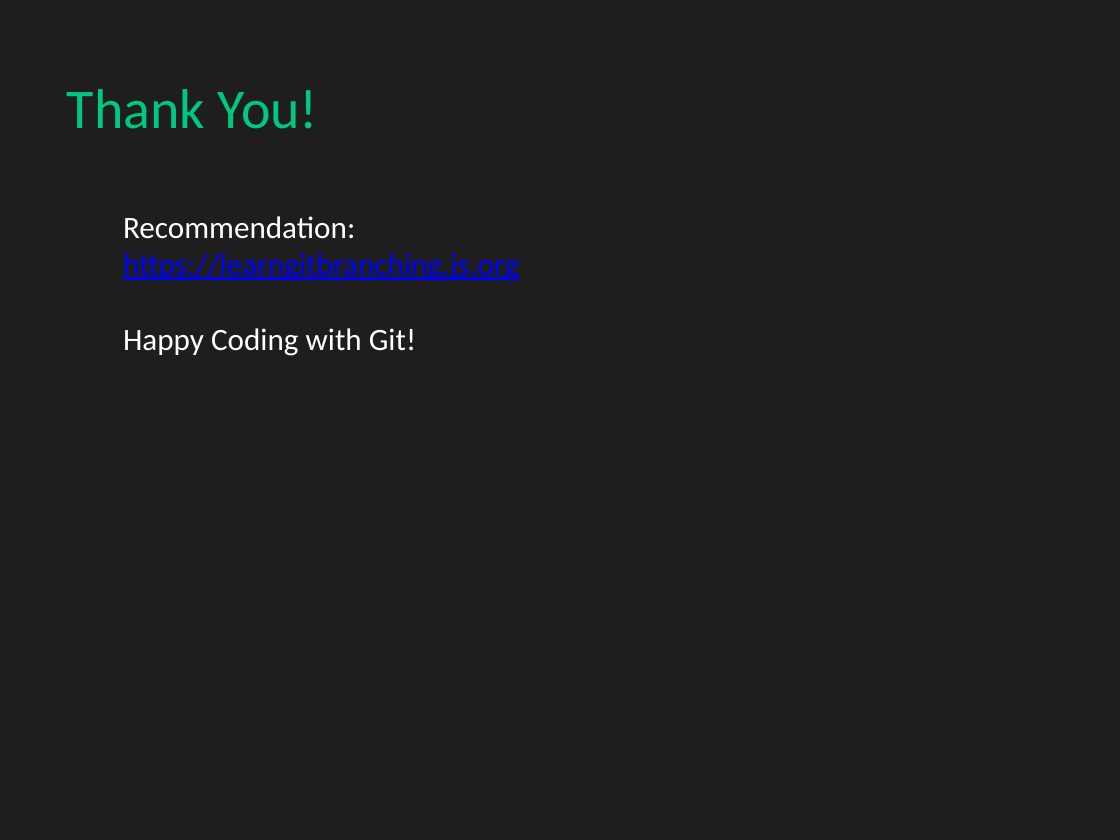
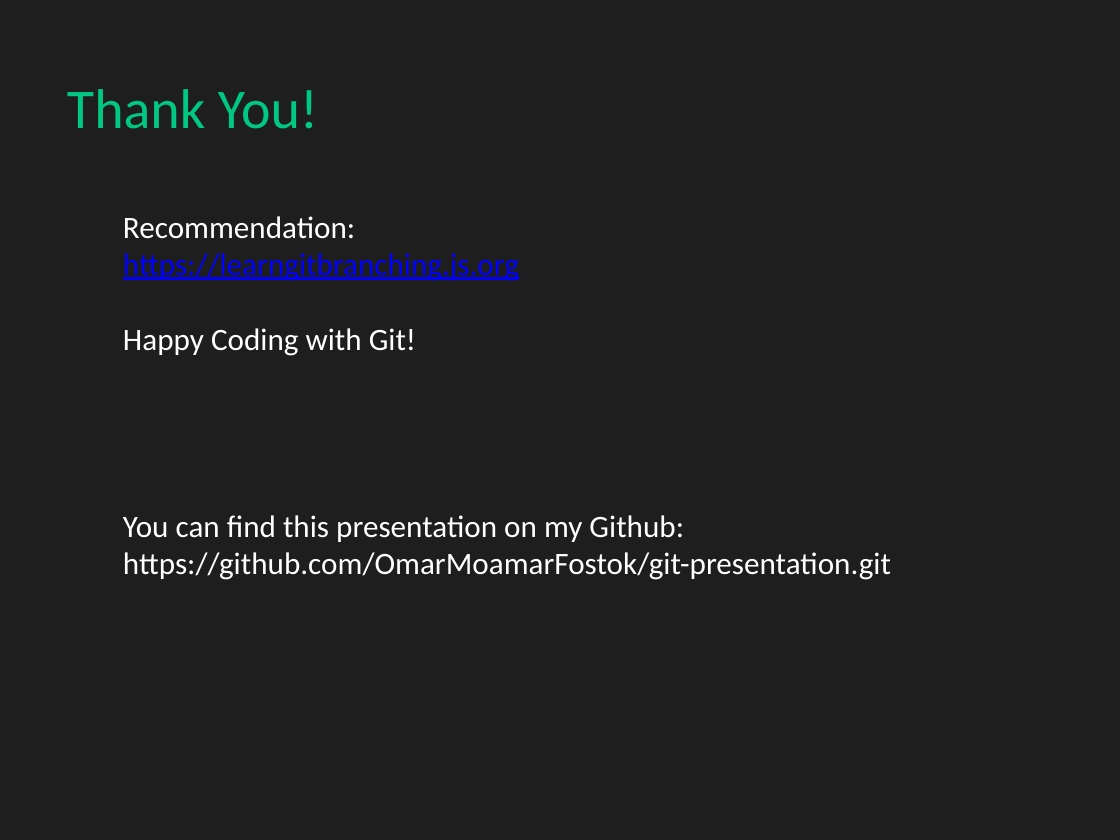
Before and after one commit to OmarMoamarFostok/git-presentation, a slide deck: slide 27 of Git_Presentation.pptx. Drawn at 1120x840 pixels with LibreOffice and Linux fonts; fonts in the diff are those of the drawing. Boxes give left, top, right and bottom in pixels: in the first picture for what was removed or moved away, otherwise in the second. Text is boxed around its words. In the diff, an @@ line names an element or a change of style, - is before the commit and + after.

Commit message:
adding github repo to presentation

```diff
--- a/Git_Presentation.pptx
+++ b/Git_Presentation.pptx
@@ text at bbox=[123, 515, 891, 580]: paragraph added @@
+You can find this presentation on my Github:
+https://github.com/OmarMoamarFostok/git-presentation.git
```
Also in this commit, not shown: 1 other file.
